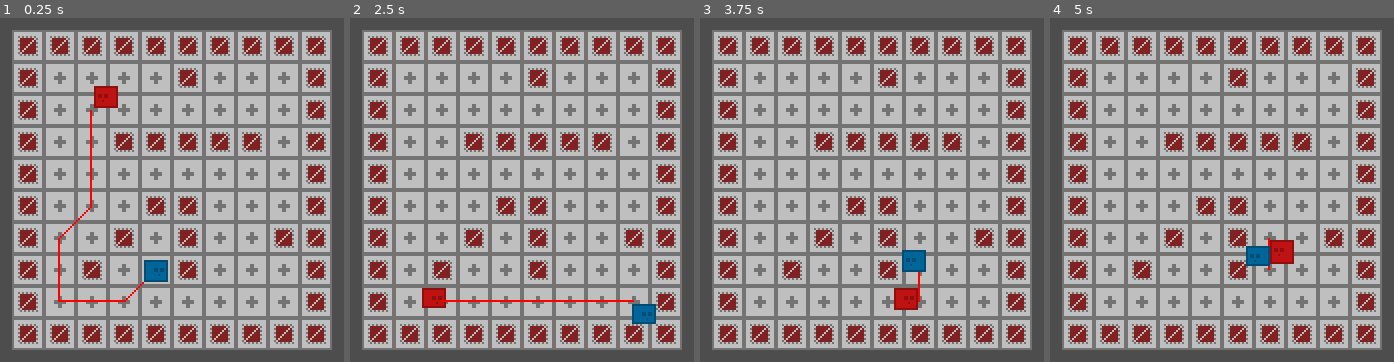
Above: before the commit, frames 1-4 (left to right).
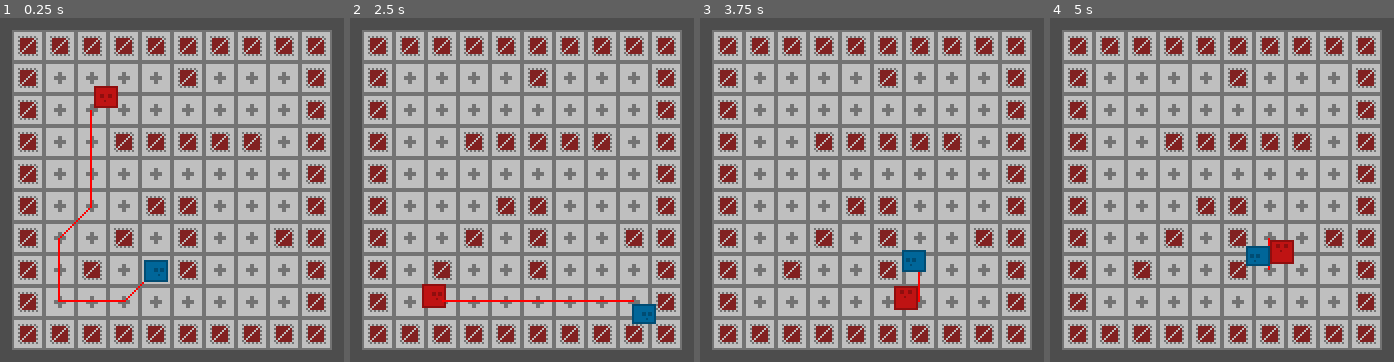
Above: after the commit, the same moments.

Repository: ewylson/custom-pathfinding
Game: Godot game, scene res://demo/demo_level.tscn
Two runs of this game, one before a commit and one after it. Both use one fixed random seed, a clock stepped at 60 frames per second and the inputs below.
Inputs:
- Up to frame 1 (0.25 s): no input
- Up to frame 2 (2.5 s): hold Right (ui_right) 0.53-1.28 s; hold Down (ui_down) 1.28-2.03 s; hold Right (ui_right) from 2.03 s (still down)
- Up to frame 3 (3.75 s): release Right (ui_right) at 2.78 s; hold Up (ui_up) 2.78-3.53 s; hold Left (ui_left) from 3.53 s (still down)
- Up to frame 4 (5 s): keep holding Left (ui_left)

The runs differ from the first frame. In frame 1, less than 0.1% of the frame differs, in the area x 28-33%, y 22-25%; in frame 2, 0.2%, in the area x 20-28%, y 77-84%; in frame 3, 0.1%; in frame 4, less than 0.1%.

Commit message:
[feat] add desired Y velocity for facing right in AnimationComponent

Diff:
--- a/demo/entity/component/kinds/animation_component.gd
+++ b/demo/entity/component/kinds/animation_component.gd
@@ -3,10 +3,13 @@
 extends EntityComponent
 
 
+const RIGHT_Y_VELOCITY : float = 10.0
+
+
 func _process(_delta: float) -> void:
 	var velocity : Vector2 = owner_entity.velocity
 	if velocity != Vector2.ZERO:
-		if velocity.x != 0:
+		if velocity.x != 0 and (velocity.y >= -RIGHT_Y_VELOCITY and velocity.y <= RIGHT_Y_VELOCITY):
 			owner_entity.animation_player.play(&"look_right")
 			owner_entity.sprite.flip_h = velocity.x < 0
 		elif velocity.y < 0:
